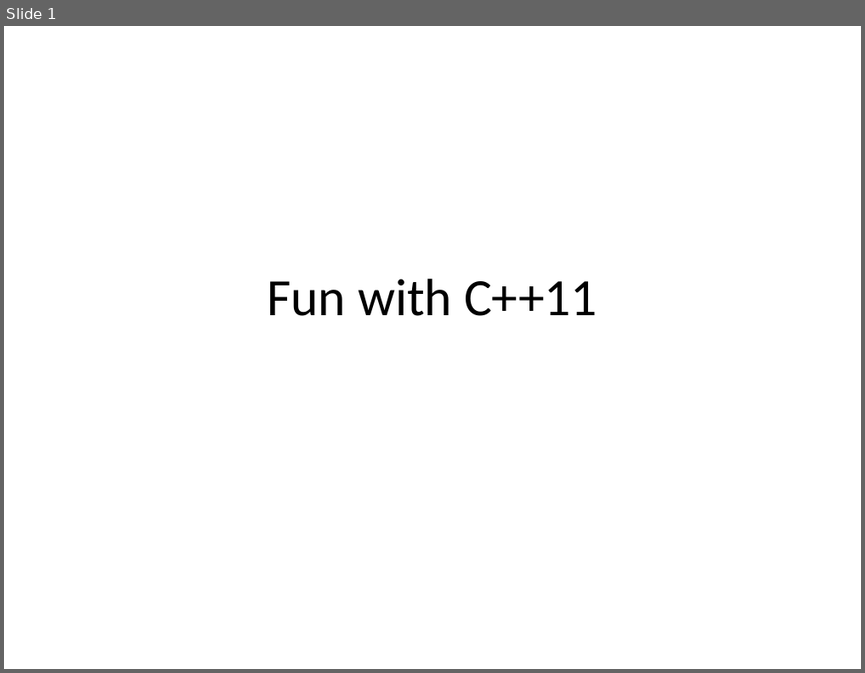
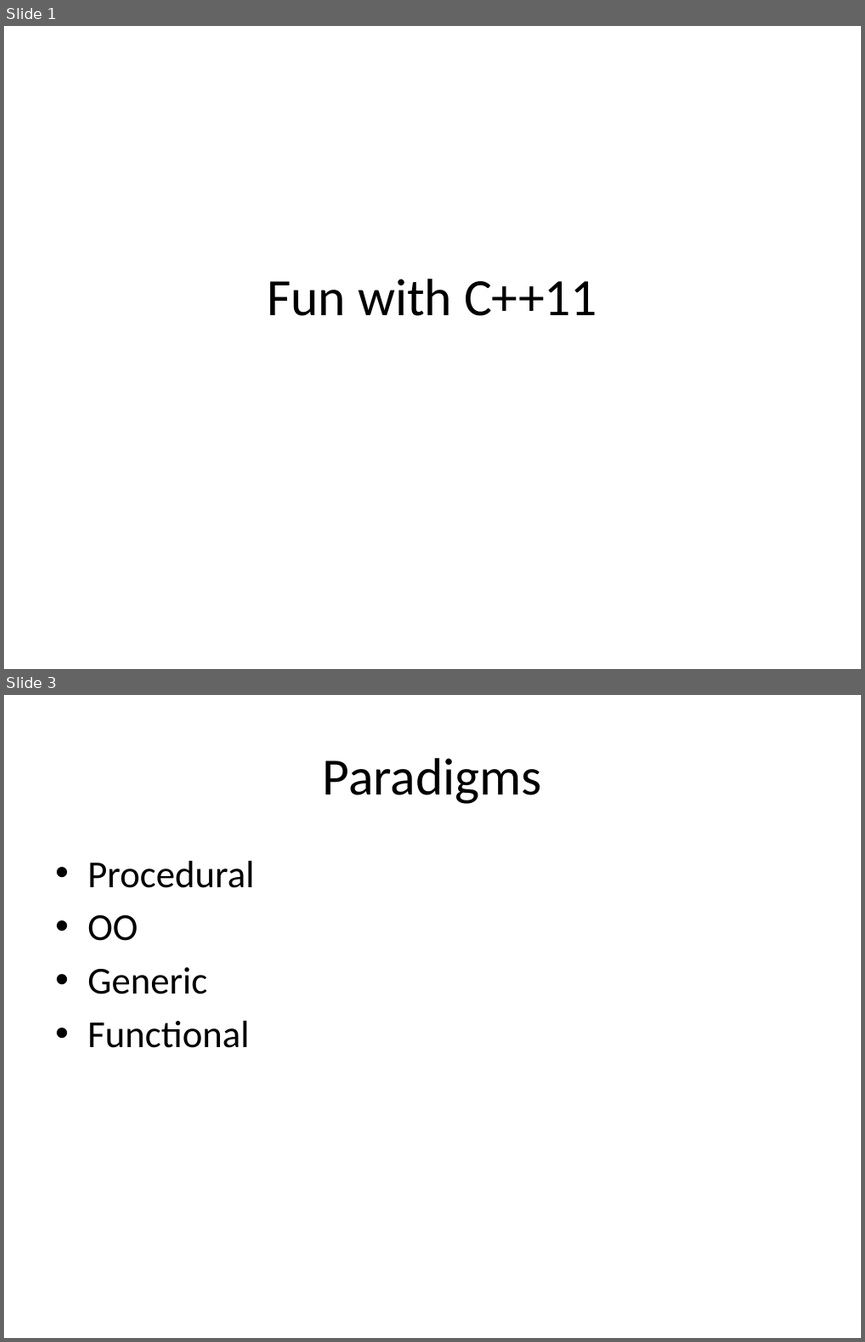
Before and after one commit to fellmad/FunWithCpp11, a slide deck: doc/Fun_with_C++11.pptx. Shown one above the other, each under a label of ours: slide 1 before the commit, slides 1 and 3 after it; the slides between them are not shown. The pictures are 865x673 and 865x1342 pixels, drawn with LibreOffice and Linux fonts; fonts in the diff are those of the drawing. Boxes give left, top, right and bottom in pixels: in the first picture for what was removed or moved away, otherwise in the second. Text is boxed around its words. In the diff, an @@ line names an element or a change of style, - is before the commit and + after.

```diff
--- a/doc/Fun_with_C++11.pptx
+++ b/doc/Fun_with_C++11.pptx
@@ slide 3 added at <box>4,695,861,1338</box>, background #FFFFFF @@
@@ title added at <box>323,758,542,804</box>, 44 pt, text #000000 @@
+Paradigms
@@ text added at <box>87,861,254,1048</box>, 32 pt, text #000000 @@
+• Procedural
+• OO
+• Generic
+• Functional
```
Also in this commit, not shown: 1 slide changed.
